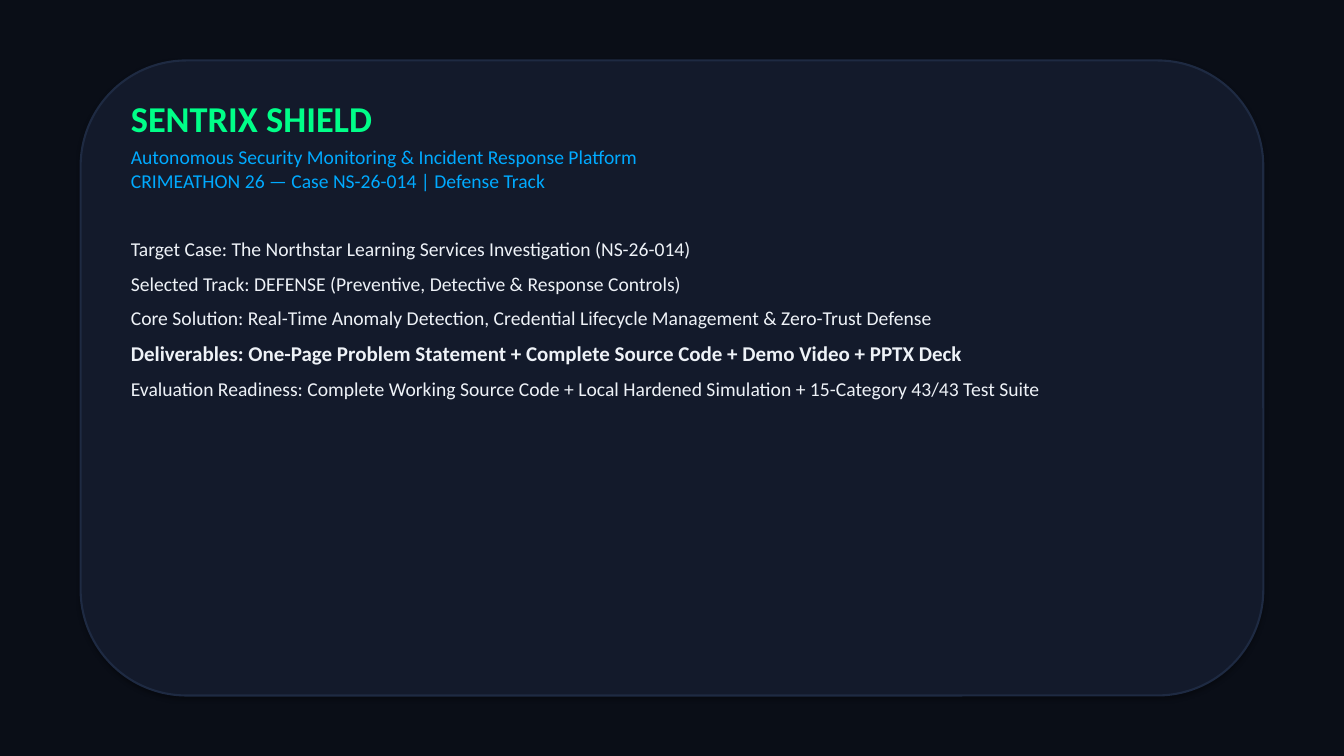
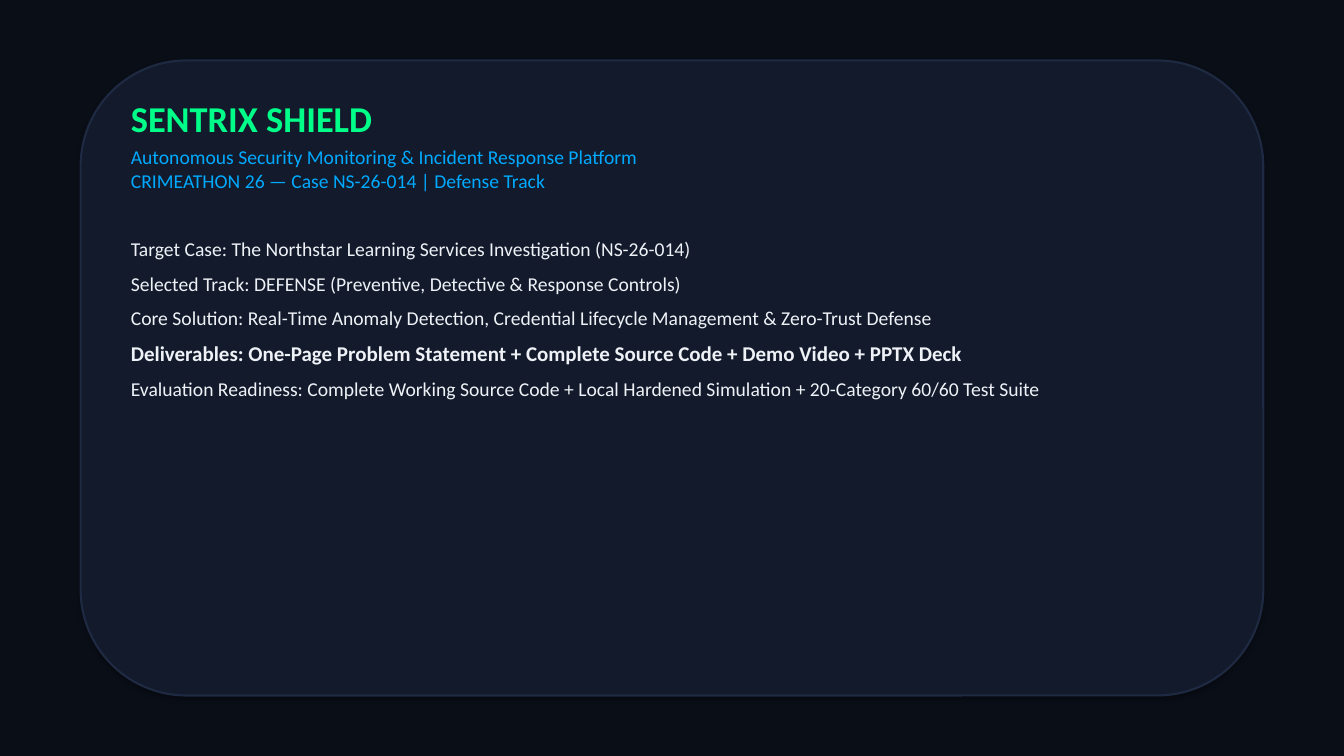
Before and after one commit to kandukurijagan1/crimeathon, a slide deck: slide 1 of SENTRIX_SHIELD_PRESENTATION.pptx. Drawn at 1344x756 pixels with LibreOffice and Linux fonts; fonts in the diff are those of the drawing. Boxes give left, top, right and bottom in pixels: in the first picture for what was removed or moved away, otherwise in the second. Text is boxed around its words. In the diff, an @@ line names an element or a change of style, - is before the commit and + after.

Commit message:
Final Crimeathon Fix: Implemented Flask API authentication & RBAC, input validation with ipaddress, explicit CORS, corrected forensic simulation wording, and expanded 20-category 60-test security suite

```diff
--- a/SENTRIX_SHIELD_PRESENTATION.pptx
+++ b/SENTRIX_SHIELD_PRESENTATION.pptx
@@ text at <box>131,382,1039,400</box>: text changed @@
-Evaluation Readiness: Complete Working Source Code + Local Hardened Simulation + 15-Category 43/43 Test Suite
+Evaluation Readiness: Complete Working Source Code + Local Hardened Simulation + 20-Category 60/60 Test Suite
```
Also in this commit, not shown: 4 other slides changed, 9 other files.
